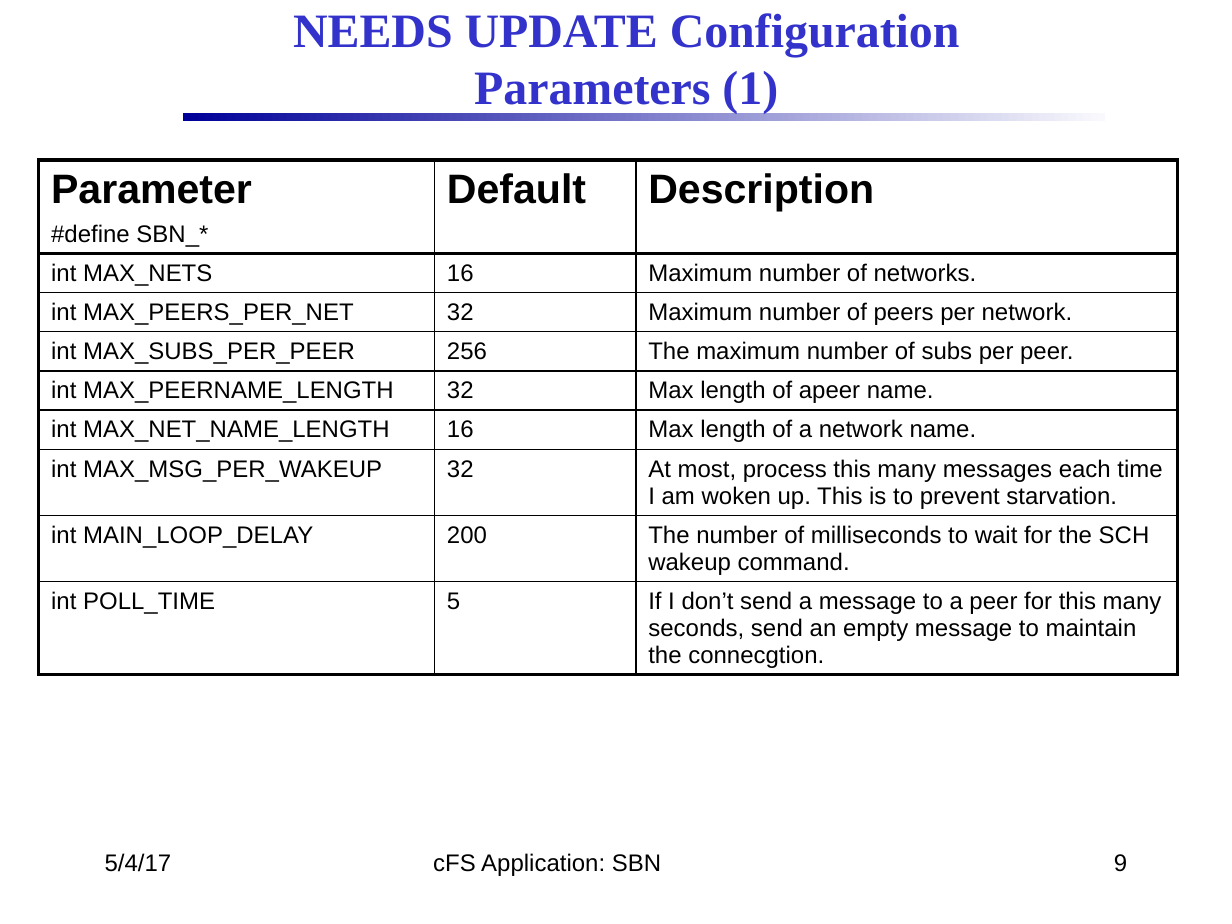
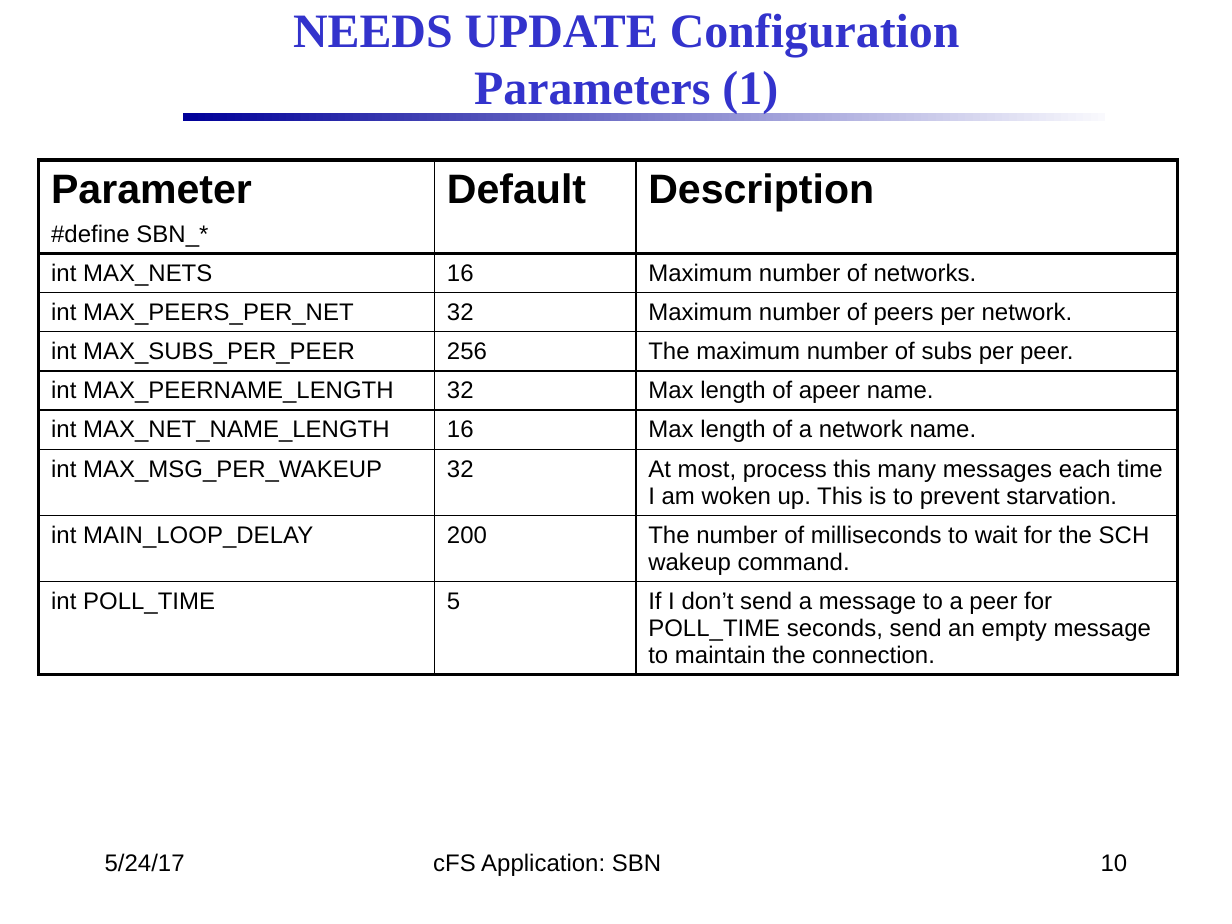
Before and after one commit to nasa/SBN, a slide deck: slide 10 of docs/SBN_Design.pptx (slide 9 before the commit). Drawn at 1232x924 pixels with LibreOffice and Linux fonts; fonts in the diff are those of the drawing; background and template pictures are left out. Boxes give left, top, right and bottom in pixels: in the first picture for what was removed or moved away, otherwise in the second. Text is boxed around its words. In the diff, an @@ line names an element or a change of style, - is before the commit and + after.

```diff
--- a/docs/SBN_Design.pptx
+++ b/docs/SBN_Design.pptx
@@ table at [38,160,1175,703] @@
-row 9, column 3: If I don’t send a message to a peer for this many seconds, send an empty message to maintain the connecgtion.
+row 9, column 3: If I don’t send a message to a peer for POLL_TIME seconds, send an empty message to maintain the connection.
@@ text at [105,853,185,872]: text changed @@
-5/4/17
+5/24/17
@@ page number at [1101,854,1128,872]: text changed @@
-9
+10
```
Also in this commit, not shown: 17 other slides changed, 1 slide added, 3 slides removed.
